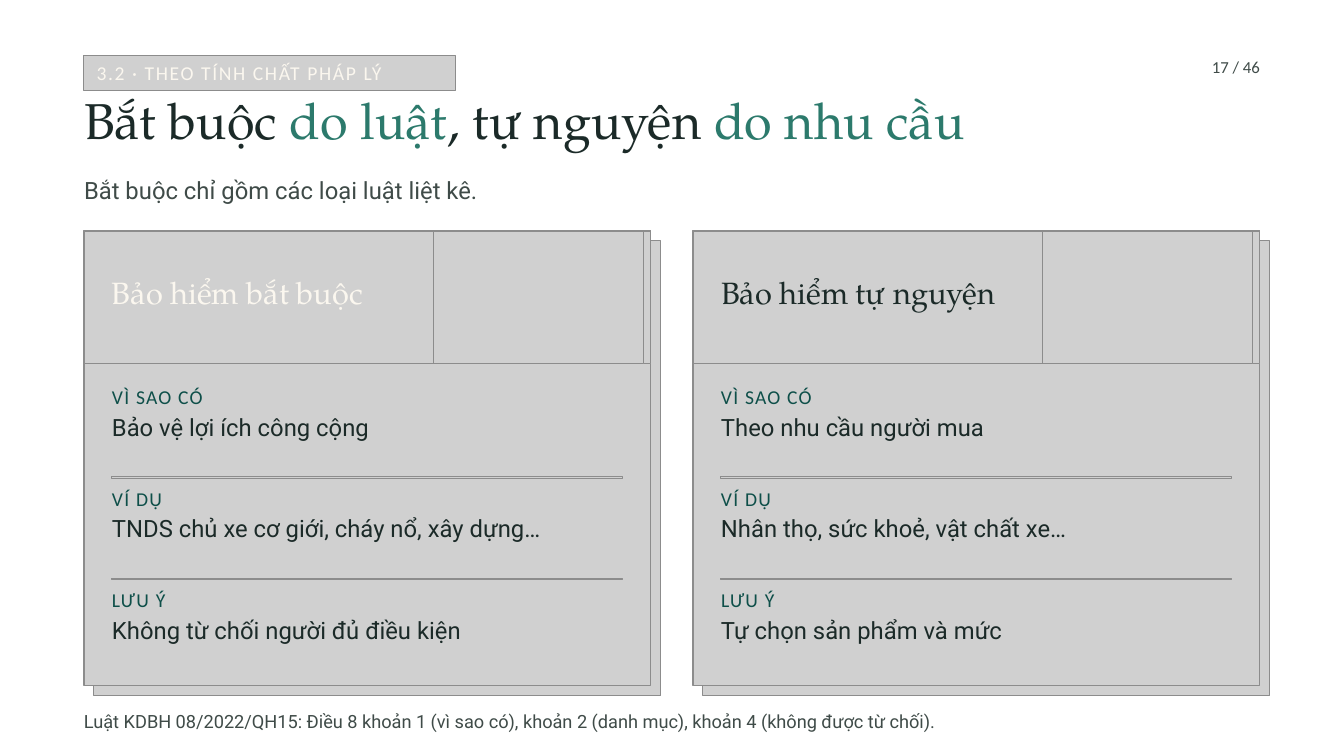
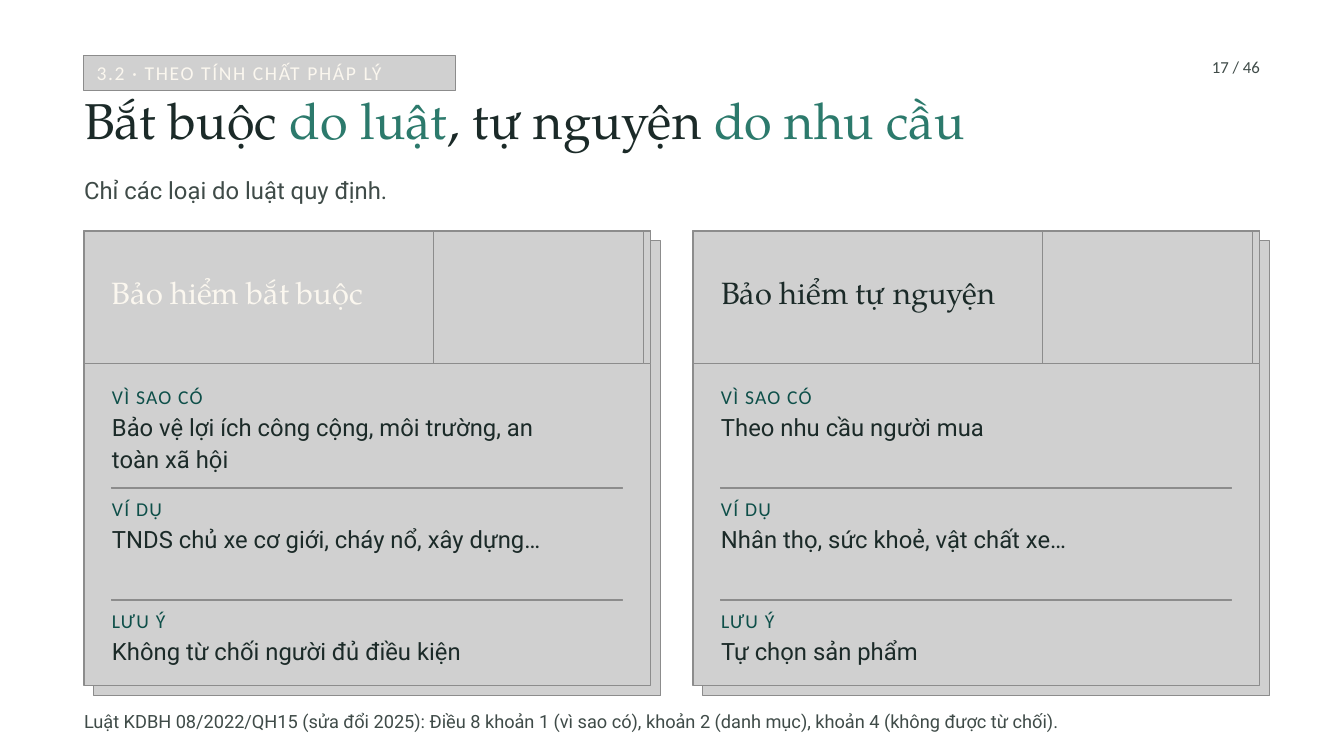
Before and after one commit to tranquanghaofake-dotcom/Law, a slide deck: slide 17 of docs/bai/ch3-bao-hiem-thuong-mai/bao-hiem-thuong-mai.pptx. Drawn at 1344x756 pixels with LibreOffice and Linux fonts; fonts in the diff are those of the drawing; grey boxes stand for pictures; background and template pictures are left out. Boxes give left, top, right and bottom in pixels: in the first picture for what was removed or moved away, otherwise in the second. Text is boxed around its words. In the diff, an @@ line names an element or a change of style, - is before the commit and + after.

```diff
--- a/docs/bai/ch3-bao-hiem-thuong-mai/bao-hiem-thuong-mai.pptx
+++ b/docs/bai/ch3-bao-hiem-thuong-mai/bao-hiem-thuong-mai.pptx
@@ text at (84, 179, 388, 204): text changed @@
-Bắt buộc chỉ gồm các loại luật liệt kê.
+Chỉ các loại do luật quy định.
@@ text at (112, 416, 533, 472): text changed @@
-Bảo vệ lợi ích công cộng
+Bảo vệ lợi ích công cộng, môi trường, an
+toàn xã hội
@@ 4 texts, 2 pictures: place and size @@
-4 texts, 2 pictures at (112, 477, 1232, 542)
+4 texts, 2 pictures at (112, 487, 1232, 553)
@@ 3 texts, 2 pictures: place and size @@
-3 texts, 2 pictures at (112, 579, 1232, 644)
+3 texts, 2 pictures at (112, 599, 1232, 665)
@@ text at (721, 640, 917, 665): text changed @@
-Tự chọn sản phẩm và mức
+Tự chọn sản phẩm
@@ text at (84, 713, 1058, 732): text changed @@
-Luật KDBH 08/2022/QH15: Điều 8 khoản 1 (vì sao có), khoản 2 (danh mục), khoản 4 (không được từ chối).
+Luật KDBH 08/2022/QH15 (sửa đổi 2025): Điều 8 khoản 1 (vì sao có), khoản 2 (danh mục), khoản 4 (không được từ chối).
```
Also in this commit, not shown: 19 other slides changed, 6 other files.
